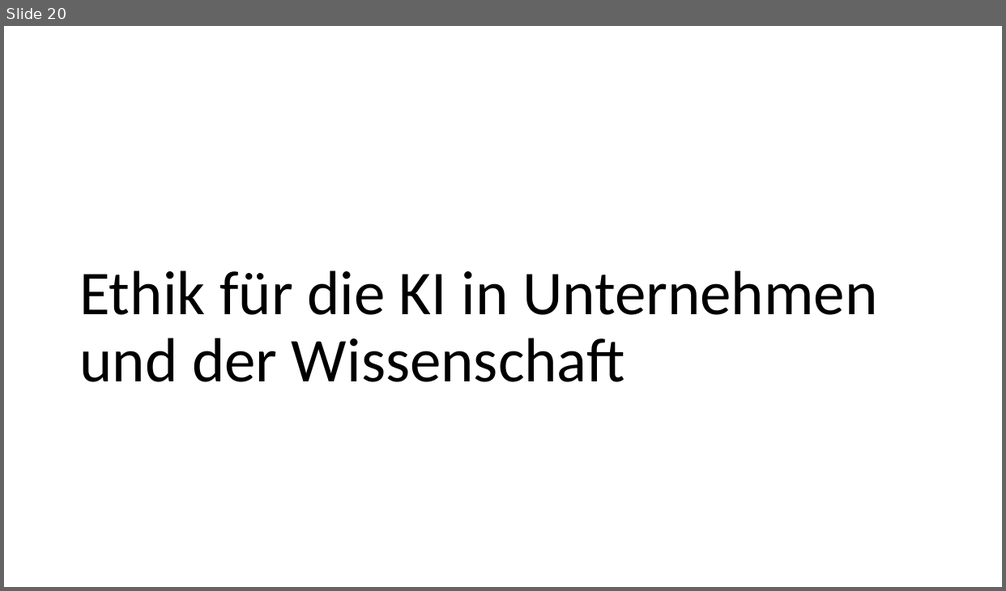
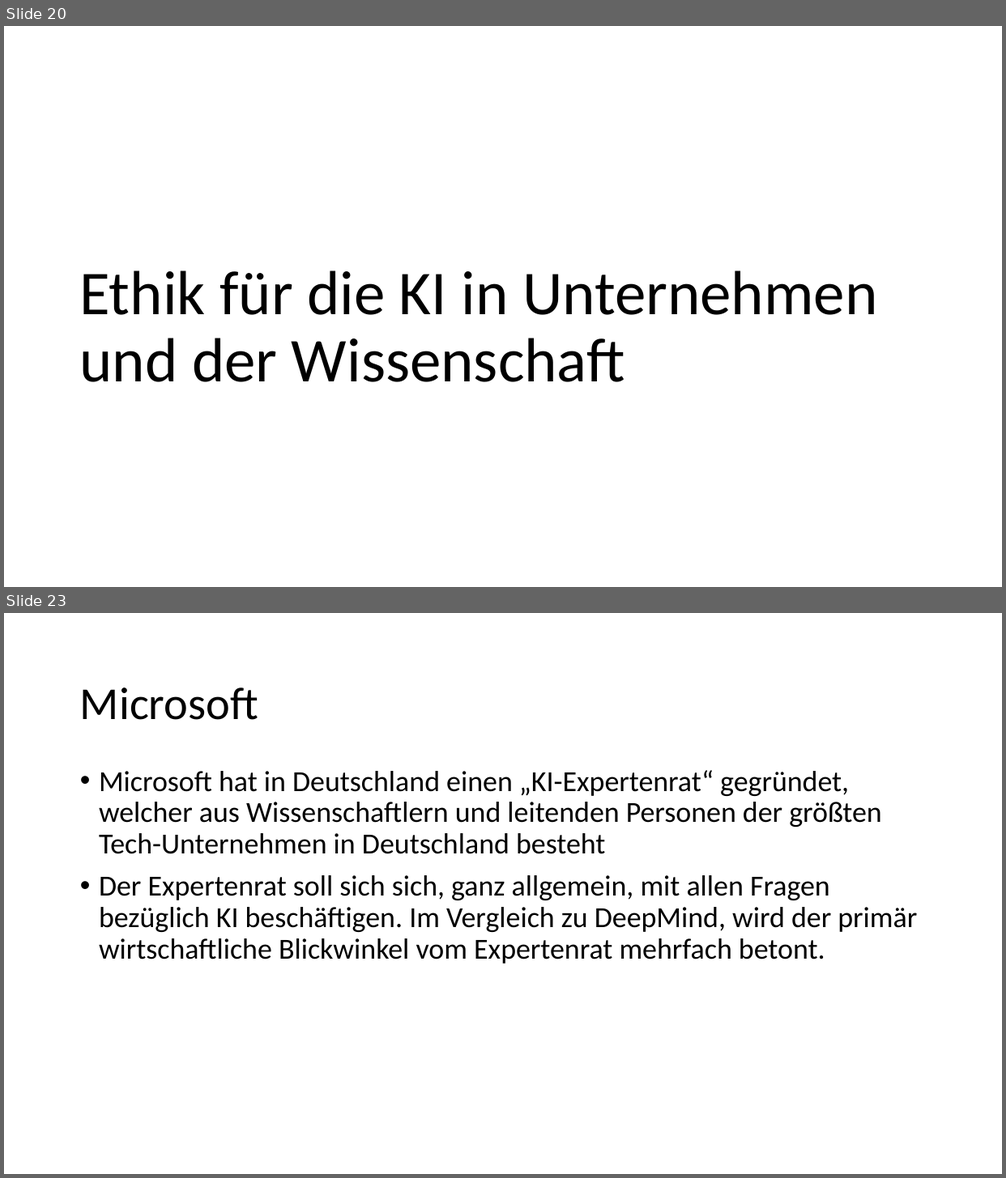
Before and after one commit to bosinoliver/ros-kinect-roboticarm, a slide deck: Kognitive Systeme Vortrag/Ethics in AI.pptx. Shown one above the other, each under a label of ours: slide 20 before the commit, slides 20 and 23 after it; the slides between them are not shown. The pictures are 1006x591 and 1006x1178 pixels, drawn with LibreOffice and Linux fonts; fonts in the diff are those of the drawing; background and template pictures are left out. Boxes give left, top, right and bottom in pixels: in the first picture for what was removed or moved away, otherwise in the second. Text is boxed around its words. In the diff, an @@ line names an element or a change of style, - is before the commit and + after.

```diff
--- a/Kognitive Systeme Vortrag/Ethics in AI.pptx
+++ b/Kognitive Systeme Vortrag/Ethics in AI.pptx
@@ slide 23 added at (x1=4, y1=613, x2=1002, y2=1174), background #FFFFFF @@
@@ title added at (x1=80, y1=688, x2=258, y2=720), 44 pt, text #000000 @@
+Microsoft
@@ text added at (x1=99, y1=770, x2=917, y2=964), 28 pt, text #000000 @@
+• Microsoft hat in Deutschland einen „KI-Expertenrat“ gegründet, welcher aus Wissenschaftlern und leitenden Personen der größten Tech-Unternehmen in Deutschland besteht
+• Der Expertenrat soll sich sich, ganz allgemein, mit allen Fragen bezüglich KI beschäftigen. Im Vergleich zu DeepMind, wird der primär wirtschaftliche Blickwinkel vom Expertenrat mehrfach betont.
```
Also in this commit, not shown: 1 slide changed, 2 other slides added.
